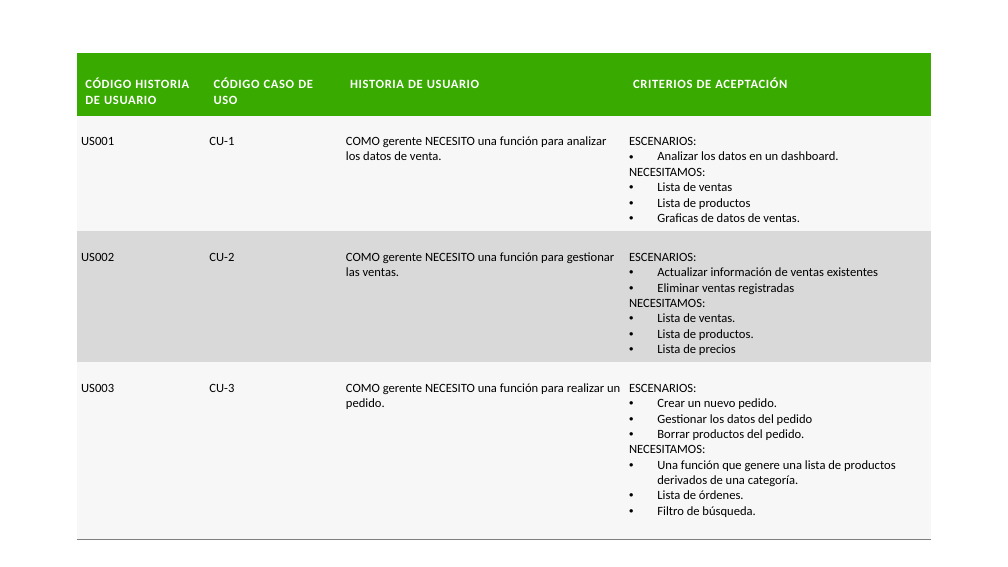
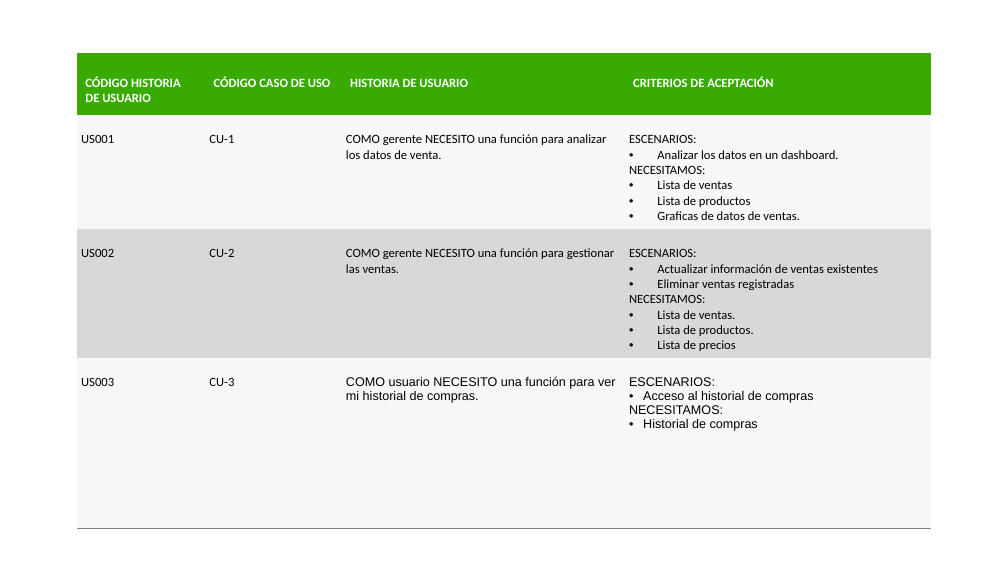
Before and after one commit to cmsrwood/mrhomero, a slide deck: slide 22 of entregables/Entregable (presentación).pptx (slide 26 before the commit). Drawn at 1008x567 pixels with LibreOffice and Linux fonts; fonts in the diff are those of the drawing. Boxes give left, top, right and bottom in pixels: in the first picture for what was removed or moved away, otherwise in the second. Text is boxed around its words. In the diff, an @@ line names an element or a change of style, - is before the commit and + after.

```diff
--- a/entregables/Entregable (presentación).pptx
+++ b/entregables/Entregable (presentación).pptx
@@ table at bbox=[77, 53, 931, 435] @@
-row 4, column 3: COMO gerente NECESITO una función para realizar un pedido.
+row 4, column 3: COMO usuario NECESITO una función para ver mi historial de compras.
-row 4, column 4: ESCENARIOS: / Crear un nuevo pedido. / Gestionar los datos del pedido / Borrar productos del pedido. / NECESITAMOS: / Una función que genere una lista de productos derivados de una categoría. / Lista de órdenes. / Filtro de búsqueda.
+row 4, column 4: ESCENARIOS: / Acceso al historial de compras / NECESITAMOS: / Historial de compras
@@ fill #D9D9D9 to #D8D8D8 in row 3 @@
@@ letter spacing 0.6 to 0 pt in "CÓDIGO HISTORIA DE USUARIO", "CÓDIGO CASO DE USO", "HISTORIA DE USUARIO", "CRITERIOS DE ACEPTACIÓN" @@
@@ borders changed @@
```
Also in this commit, not shown: 17 other slides changed, 5 slides added, 9 slides removed, 22 other files.
